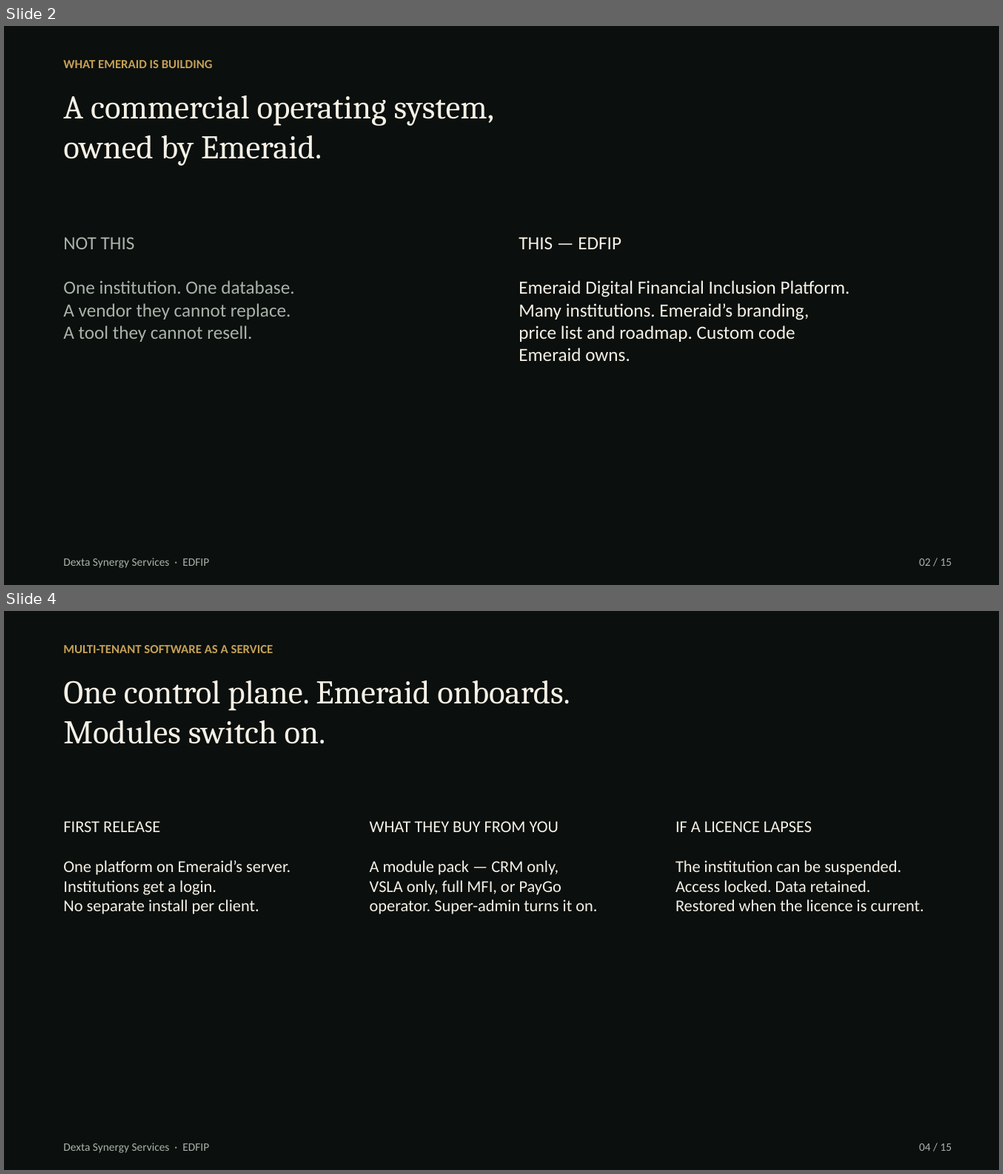
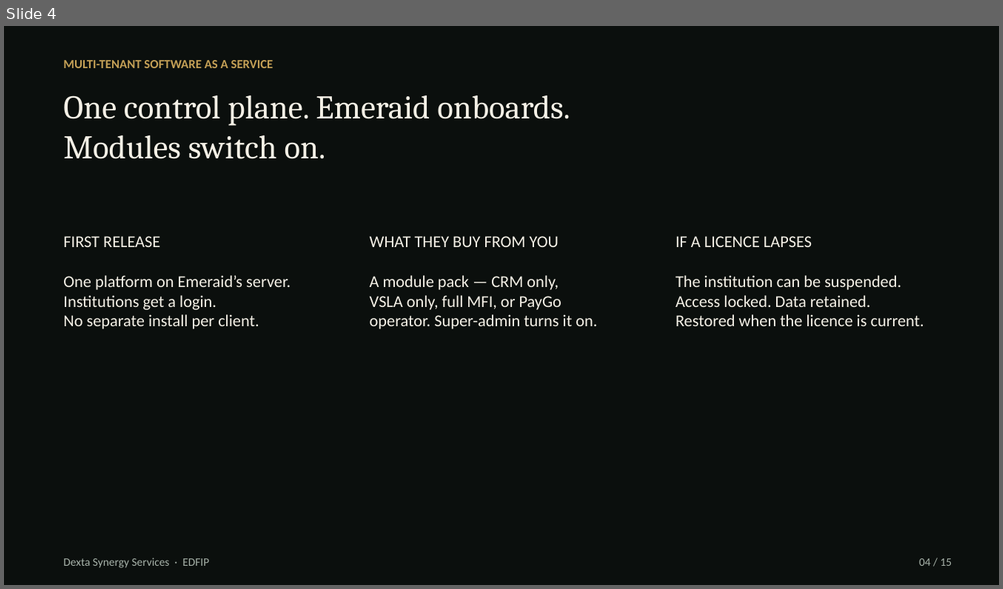
Before and after one commit to hanson1997/test, a slide deck: edfip-screening/EDFIP_Screening_Dexta.pptx. Shown one above the other, each under a label of ours: slides 2 and 4 before the commit, slide 4 after it; the slides between them are not shown. The pictures are 1003x1174 and 1003x589 pixels, drawn with LibreOffice and Linux fonts; fonts in the diff are those of the drawing. Boxes give left, top, right and bottom in pixels: in the first picture for what was removed or moved away, otherwise in the second. Text is boxed around its words. In the diff, an @@ line names an element or a change of style, - is before the commit and + after.

```diff
--- a/edfip-screening/EDFIP_Screening_Dexta.pptx
+++ b/edfip-screening/EDFIP_Screening_Dexta.pptx
@@ slide 2 removed at bbox=[4, 26, 999, 585], background #FFFFFF @@
@@ rectangle removed at bbox=[4, 26, 999, 585] @@
@@ text removed at bbox=[63, 60, 213, 68] @@
-WHAT EMERAID IS BUILDING
@@ text removed at bbox=[63, 96, 494, 166] @@
-A commercial operating system,
-owned by Emeraid.
@@ text removed at bbox=[63, 237, 294, 342] @@
-NOT THIS
-One institution. One database.
-A vendor they cannot replace.
-A tool they cannot resell.
@@ text removed at bbox=[518, 237, 850, 361] @@
-THIS — EDFIP
-Emeraid Digital Financial Inclusion Platform.
-Many institutions. Emeraid’s branding,
-price list and roadmap. Custom code
-Emeraid owns.
@@ text removed at bbox=[63, 558, 209, 568] @@
-Dexta Synergy Services · EDFIP
@@ text removed at bbox=[919, 559, 952, 566] @@
-02 / 15
```
Also in this commit, not shown: 1 slide changed, 2 slides added, 1 other slide removed, 4 other files.
